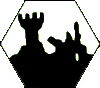
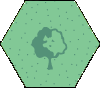
The second 100 × 88 image is a revision of the first. Changes to its layers:
added layer "Layer 20" above "Layer 12" over [1, 1, 99, 87]
hid "Layer 19" over [9, 9, 96, 64]
hid "Layer 1 copy" over [1, 0, 99, 88]
